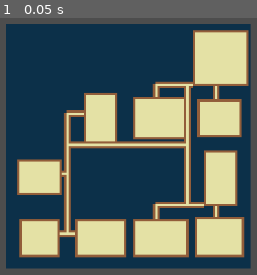
Above: before the commit, frame 1.
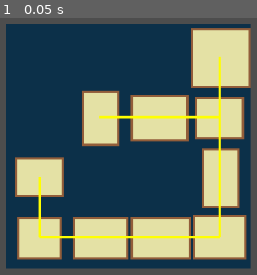
Above: after the commit, the same moment.

Repository: Shiftersout/gp-roguelite
Game: Godot game, scene res://Scenes/debugscn.tscn
Two runs of this game, one before a commit and one after it. Both use one fixed random seed, a clock stepped at 60 frames per second and the inputs below. This scene is started directly instead of the project's main scene.
Inputs:
- Up to frame 1 (0.05 s): no input

The runs differ from the first frame. In frame 1, 20% of the frame differs, in the area x 5-98%, y 3-95%.

Commit message:
Changing path generation
-Using MST to try and generate paths

Diff:
--- a/Scripts/pcgbsp.gd
+++ b/Scripts/pcgbsp.gd
@@ -23,6 +23,8 @@
 var leaf_id = 0 ## Current leaf id.
 var rooms = [] ## An array containing all rooms in the map.
 
+var path
+
 ## NOTE: change.
 func _ready():
 	## Working with seeds is not necessary for now.
@@ -36,9 +38,15 @@
 	start_tree()
 	create_leaf(0)
 	create_rooms()
-	join_rooms()
+	##join_rooms()
 	clear_deadends()
+	var rooms_c = []
+	for i in rooms:
+		rooms_c.append(i.center)
+	path = find_mst(rooms_c)
 	add_walls()
+
+
 
 ## Fills the entire map with roof tiles.
 func fill_roof():
@@ -155,10 +163,7 @@
 		var r = rooms[i]
 		for x in range(r.x, r.x+r.w):
 			for y in range(r.y, r.y + r.h):
-				if x == r.x or y == r.y or x == r.x + r.w-1 or y == r.y + r.h-1:
-					set_cell(0, Vector2i(x, y), 1, WALL)
-				else:
-					set_cell(0, Vector2i(x, y), 1, GROUND)
+				set_cell(0, Vector2i(x, y), 1, GROUND)
 
 ## Joins rooms with corridors, by connecting every leaf pair.
 ## Maybe use Prim's algorithm to do it.
@@ -192,6 +197,40 @@
 			if(get_cell_atlas_coords(0, Vector2i(i, j)) == ROOF):
 				set_cell(0, Vector2i(i,j), 1, GROUND)
 
+##
+func find_mst(room_positions):
+	var path = AStar2D.new()
+	path.add_point(path.get_available_point_id(), room_positions.pop_front())
+
+	while room_positions:
+		var min_dist = INF
+		var min_pos = null
+		var pos = null
+
+		for p1 in path.get_point_ids():
+			var pos1 = path.get_point_position(p1)
+
+			for pos2 in room_positions:
+				if pos1.distance_to(pos2) < min_dist:
+					min_dist = pos1.distance_to(pos2)
+					min_pos = pos2
+					pos = pos1
+
+		var n = path.get_available_point_id()
+		path.add_point(n, min_pos)
+		path.connect_points(path.get_closest_point(pos), n)
+		room_positions.erase(min_pos)
+
+	return path
+
+func _draw():
+	if path:
+		for p in path.get_point_ids():
+			for c in path.get_point_connections(p):
+				var pp = path.get_point_position(p)
+				var cp = path.get_point_position(c)
+				draw_line(Vector2i(pp.x*16, pp.y*16), Vector2i(cp.x*16, cp.y*16), Color(1, 1, 0, 1), 15, true)
+
 ## Clears corridors that have deadends.
 func clear_deadends():
 	var is_done = false
@@ -206,7 +245,7 @@
 				set_cell(0, cell, 1, ROOF)
 				is_done = false
 
-## Adds walls to the paths
+## Adds walls to paths and rooms
 func add_walls():
 	for cell in get_used_cells(0):
 		if get_cell_atlas_coords(0, cell) != GROUND: continue
@@ -216,10 +255,19 @@
 		var left = Vector2i(cell.x-1, cell.y)
 		var right = Vector2i(cell.x+1, cell.y)
 
+		var up_left = Vector2i(cell.x-1, cell.y-1)
+		var up_right = Vector2i(cell.x+1, cell.y-1)
+		var down_left = Vector2i(cell.x-1, cell.y+1)
+		var down_right = Vector2i(cell.x+1, cell.y+1)
+
 		if get_cell_atlas_coords(0, up) == ROOF: set_cell(0, up, 1, WALL)
 		if get_cell_atlas_coords(0, down) == ROOF: set_cell(0, down, 1, WALL)
 		if get_cell_atlas_coords(0, left) == ROOF: set_cell(0, left, 1, WALL)
 		if get_cell_atlas_coords(0, right) == ROOF: set_cell(0, right, 1, WALL)
+		if get_cell_atlas_coords(0, up_left) == ROOF: set_cell(0, up_left, 1, WALL)
+		if get_cell_atlas_coords(0, up_right) == ROOF: set_cell(0, up_right, 1, WALL)
+		if get_cell_atlas_coords(0, down_left) == ROOF: set_cell(0, down_left, 1, WALL)
+		if get_cell_atlas_coords(0, down_right) == ROOF: set_cell(0, down_right, 1, WALL)
 
 ## Returns how many neighbours are roof tiles. No diagonals.
 func check_direct_neighbours(x, y, cell_type):
